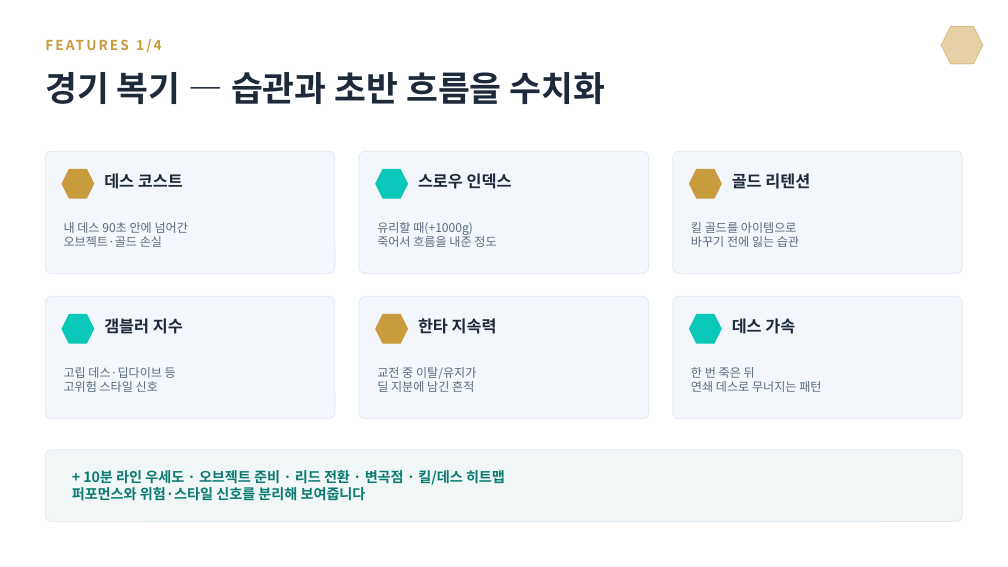
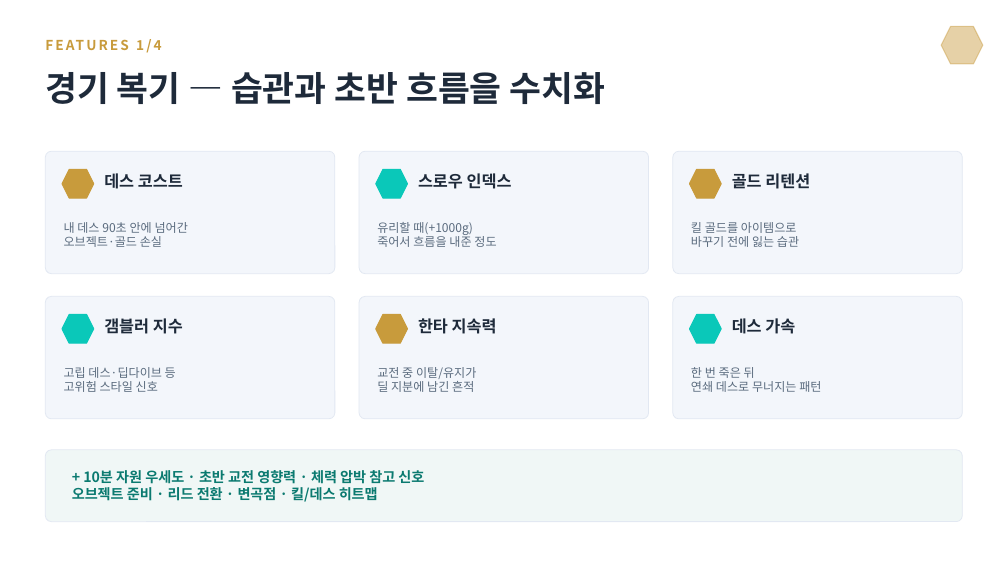
Before and after one commit to 03leedo/LoL_AI_Platform, a slide deck: slide 4 of docs/presentation/LoL_AI_플랫폼_발표_2026-07-21_v5_모델_AI리포트.pptx. Drawn at 1008x567 pixels with LibreOffice and Linux fonts; fonts in the diff are those of the drawing. Boxes give left, top, right and bottom in pixels: in the first picture for what was removed or moved away, otherwise in the second. Text is boxed around its words. In the diff, an @@ line names an element or a change of style, - is before the commit and + after.

```diff
--- a/docs/presentation/LoL_AI_플랫폼_발표_2026-07-21_v5_모델_AI리포트.pptx
+++ b/docs/presentation/LoL_AI_플랫폼_발표_2026-07-21_v5_모델_AI리포트.pptx
@@ text at [72, 470, 424, 502]: text changed @@
-+ 10분 라인 우세도 · 오브젝트 준비 · 리드 전환 · 변곡점 · 킬/데스 히트맵
-퍼포먼스와 위험·스타일 신호를 분리해 보여줍니다
++ 10분 자원 우세도 · 초반 교전 영향력 · 체력 압박 참고 신호
+오브젝트 준비 · 리드 전환 · 변곡점 · 킬/데스 히트맵
```
Also in this commit, not shown: 2 other slides changed, 3 other files.
